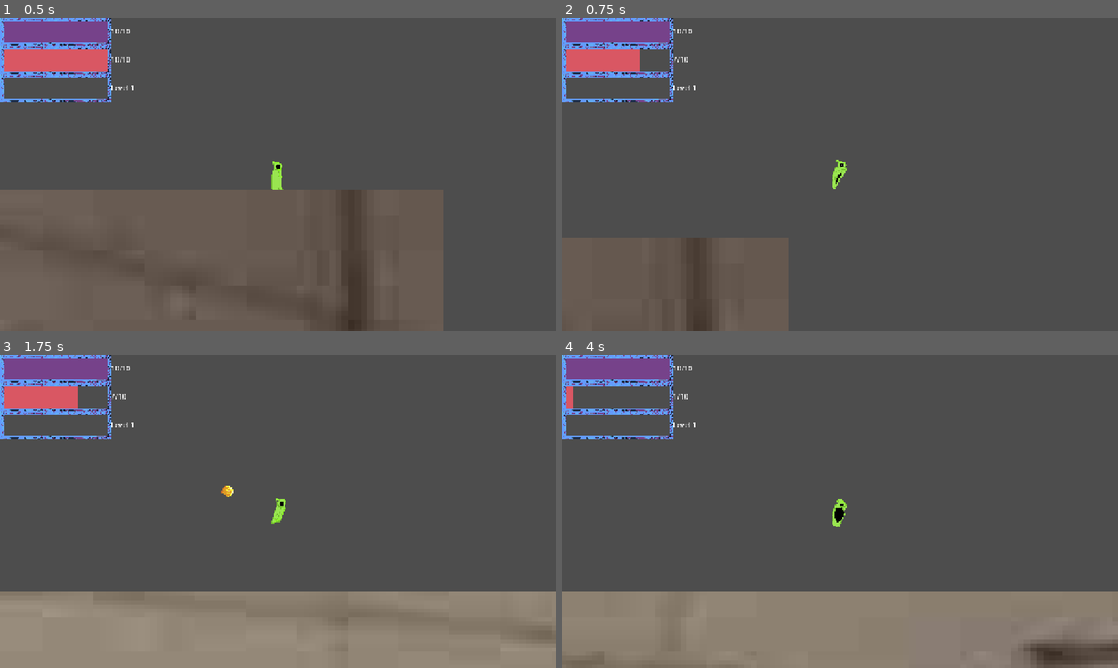
Above: before the commit, frames 1-4 (two rows, left to right).
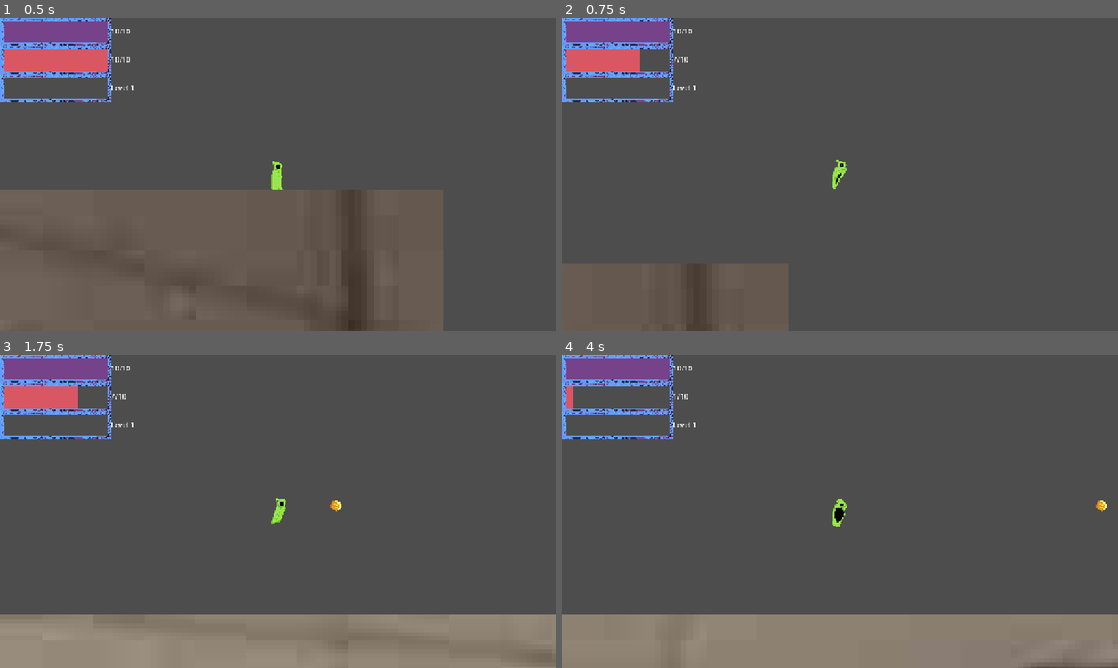
Above: after the commit, the same moments.

Repository: BigGaetan/Doom-rogue-like
Game: Godot game, scene res://scenes/level.tscn
Two runs of this game, one before a commit and one after it. Both use one fixed random seed, a clock stepped at 60 frames per second and the inputs below.
Inputs:
- Up to frame 1 (0.5 s): no input
- Up to frame 2 (0.75 s): tap Enter (ui_accept) at 0.5 s; hold Right (ui_right) from 0.53 s (still down); tap E (cast_spell) at 0.6 s
- Up to frame 3 (1.75 s): keep holding Right (ui_right); tap Enter (ui_accept) at 0.77, 1.25, 1.52 s; tap E (cast_spell) at 1.35 s
- Up to frame 4 (4 s): release Right (ui_right) at 2.03 s; hold Left (ui_left) 2.03-2.78 s; tap E (cast_spell) at 2.1, 2.85, 3.6 s; hold Right (ui_right) from 2.78 s (still down); tap Enter (ui_accept) at 3.02, 3.77 s

Frame 1 is identical in both runs. In frame 2, 1.0% of the frame differs, in the area x 0-33%, y 70-79%; in frame 3, 7.9%; in frame 4, 8.6%, in the area x 0-100%, y 46-100%.

Commit message:
modify enemy

Diff:
--- a/scenes/enemy.tscn
+++ b/scenes/enemy.tscn
@@ -2,6 +2,7 @@
 
 [ext_resource type="Script" uid="uid://dce1ukyp2um0w" path="res://scripts/enemy.gd" id="1_7p1mj"]
 [ext_resource type="Texture2D" uid="uid://sulsioawquuw" path="res://sprite/mage/default/sprite/ennemy/01/idle/Enemy01-idle.png" id="2_md0e3"]
+[ext_resource type="Texture2D" uid="uid://bmbu6vwbirtg7" path="res://sprite/mage/default/sprite/ennemy/01/idle/Enemy01-running.png" id="3_4ra3w"]
 
 [sub_resource type="AtlasTexture" id="AtlasTexture_4ra3w"]
 atlas = ExtResource("2_md0e3")
@@ -21,6 +22,26 @@
 
 [sub_resource type="AtlasTexture" id="AtlasTexture_nenq2"]
 atlas = ExtResource("2_md0e3")
+region = Rect2(0, 92, 32, 23)
+
+[sub_resource type="AtlasTexture" id="AtlasTexture_md484"]
+atlas = ExtResource("3_4ra3w")
+region = Rect2(0, 0, 32, 23)
+
+[sub_resource type="AtlasTexture" id="AtlasTexture_ipns3"]
+atlas = ExtResource("3_4ra3w")
+region = Rect2(0, 23, 32, 23)
+
+[sub_resource type="AtlasTexture" id="AtlasTexture_8qclf"]
+atlas = ExtResource("3_4ra3w")
+region = Rect2(0, 46, 32, 23)
+
+[sub_resource type="AtlasTexture" id="AtlasTexture_w8i8w"]
+atlas = ExtResource("3_4ra3w")
+region = Rect2(0, 69, 32, 23)
+
+[sub_resource type="AtlasTexture" id="AtlasTexture_otmr2"]
+atlas = ExtResource("3_4ra3w")
 region = Rect2(0, 92, 32, 23)
 
 [sub_resource type="SpriteFrames" id="SpriteFrames_md484"]
@@ -44,6 +65,26 @@
 "loop": true,
 "name": &"default",
 "speed": 5.0
+}, {
+"frames": [{
+"duration": 1.0,
+"texture": SubResource("AtlasTexture_md484")
+}, {
+"duration": 1.0,
+"texture": SubResource("AtlasTexture_ipns3")
+}, {
+"duration": 1.0,
+"texture": SubResource("AtlasTexture_8qclf")
+}, {
+"duration": 1.0,
+"texture": SubResource("AtlasTexture_w8i8w")
+}, {
+"duration": 1.0,
+"texture": SubResource("AtlasTexture_otmr2")
+}],
+"loop": true,
+"name": &"run",
+"speed": 5.0
 }]
 
 [sub_resource type="CircleShape2D" id="CircleShape2D_ipns3"]
--- a/scenes/fireball.tscn
+++ b/scenes/fireball.tscn
@@ -50,9 +50,8 @@
 radius = 1.0
 
 [node name="Fireball" type="Area2D" unique_id=1472277266]
-disable_mode = 2
 collision_layer = 8
-collision_mask = 6
+collision_mask = 14
 script = ExtResource("1_3s14c")
 
 [node name="AnimatedSprite2D" type="AnimatedSprite2D" parent="." unique_id=791180815]
--- a/scripts/enemy.gd
+++ b/scripts/enemy.gd
@@ -1,7 +1,8 @@
 extends CharacterBody2D
 
+@onready var animE = $AnimatedSprite2D
 
-const SPEED = 100.0
+const SPEED = 25.0
 const GRAVITY = 900
 
 var direction = -1
@@ -18,14 +19,33 @@
 	if is_on_wall():
 		direction *= -1
 
+	if velocity.x != 0:
+		animE.flip_h = velocity.x < 0
+
 	move_and_slide()
+	updated_animation()
 
+func play_anim(name):
+	if animE.animation != name:
+		animE.play(name)
 
-func take_domage(amount):
+func updated_animation():
+	if not is_on_floor():
+		return
+	else:
+		if abs(velocity.x) > 10:
+			play_anim("run")
+		else:
+			play_anim("default")
+
+func take_damage(amount):
 	hp -= amount
+	hp = max(hp, 0)
+	print("pv enemy : ", hp)
 
-	if hp <= 0:
+	if hp == 0:
 		die()
 
 func die():
+	print("enemy dead")
 	queue_free()
--- a/scripts/fireball.gd
+++ b/scripts/fireball.gd
@@ -1,7 +1,7 @@
 extends Area2D
 
 
-var speed = 50.0
+var speed = 125.0
 var direction = 1
 
 
--- a/scripts/player.gd
+++ b/scripts/player.gd
@@ -5,7 +5,7 @@
 @export var fireball_scene: PackedScene
 
 const SPEED = 100.0
-const JUMP_VELOCITY = -125.0
+const JUMP_VELOCITY = -135.0
 
 # HP
 var max_hp = 10
@@ -48,7 +48,6 @@
 
 	if velocity.x != 0:
 		anim.flip_h = velocity.x < 0
-
 
 	# test pour l'ajout et reduction des bars
 	if Input.is_action_just_pressed("ui_cancel"):
@@ -98,6 +97,9 @@
 	xp -= xp_to_next_level
 	xp_to_next_level = int(xp_to_next_level*1.25)
 
+	hp = max_hp
+	mana = max_mana
+
 	print("Level Up \n level : ", level)
 
 func take_damage(amount):
